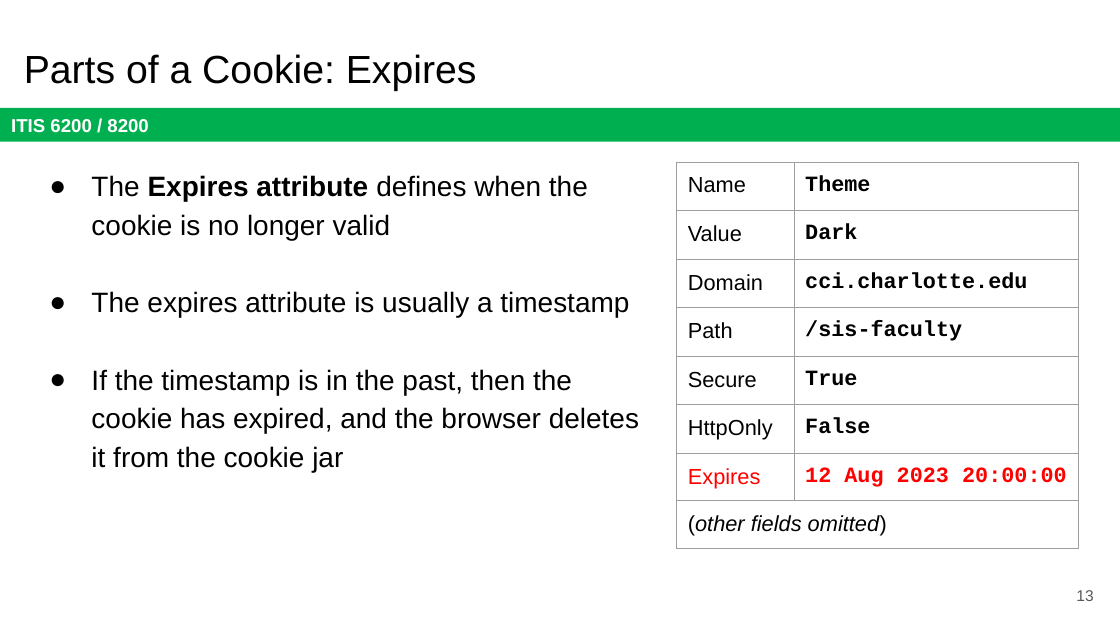
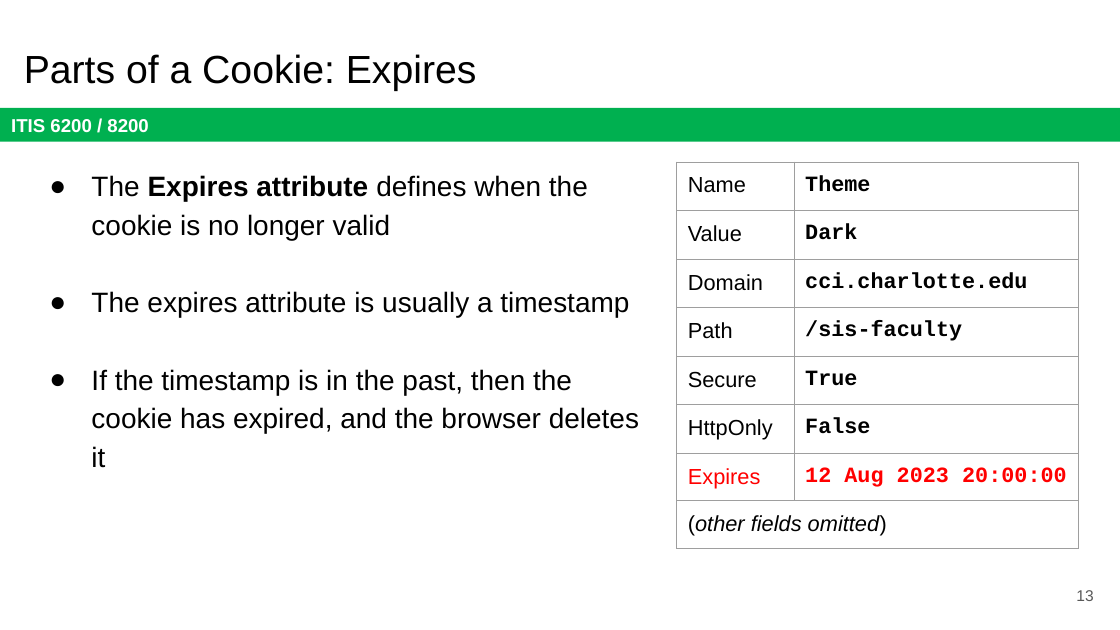
Before and after one commit to jx5c/github.io, a slide deck: slide 13 of teaching/ITIS6200/2023fa/lectures/lec11.pptx. Drawn at 1120x630 pixels with LibreOffice and Linux fonts; fonts in the diff are those of the drawing. Boxes give left, top, right and bottom in pixels: in the first picture for what was removed or moved away, otherwise in the second. Text is boxed around its words. In the diff, an @@ line names an element or a change of style, - is before the commit and + after.

```diff
--- a/teaching/ITIS6200/2023fa/lectures/lec11.pptx
+++ b/teaching/ITIS6200/2023fa/lectures/lec11.pptx
@@ text at (91, 369, 639, 468): text changed @@
-● If the timestamp is in the past, then the cookie has expired, and the browser deletes it from the cookie jar
+● If the timestamp is in the past, then the cookie has expired, and the browser deletes it
```
Also in this commit, not shown: 10 other slides changed.
